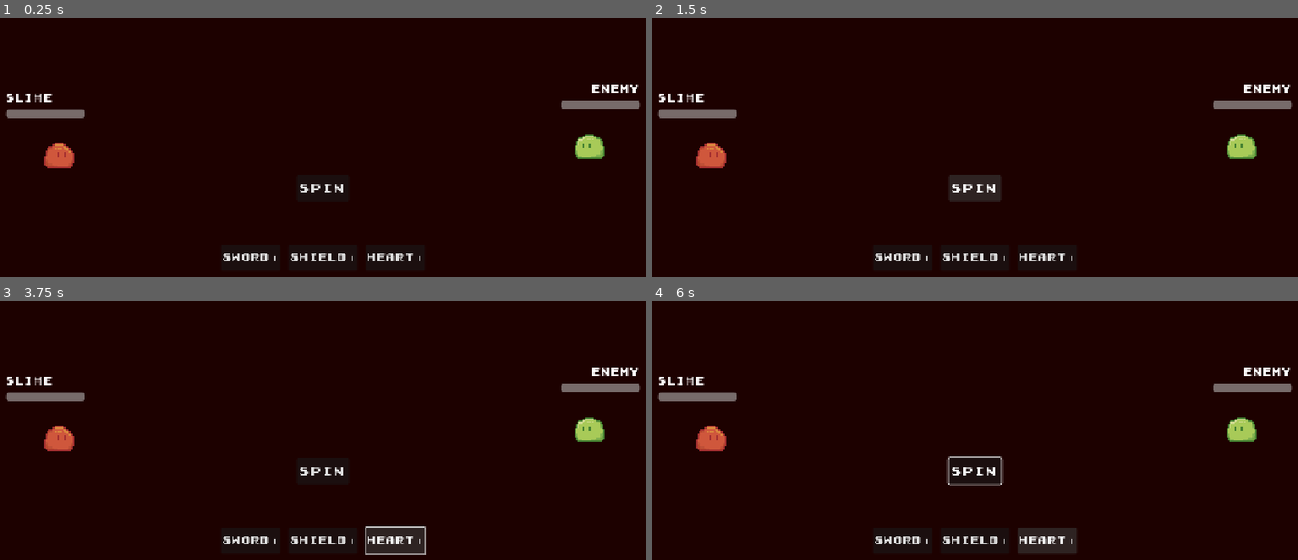
Above: before the commit, frames 1-4 (two rows, left to right).
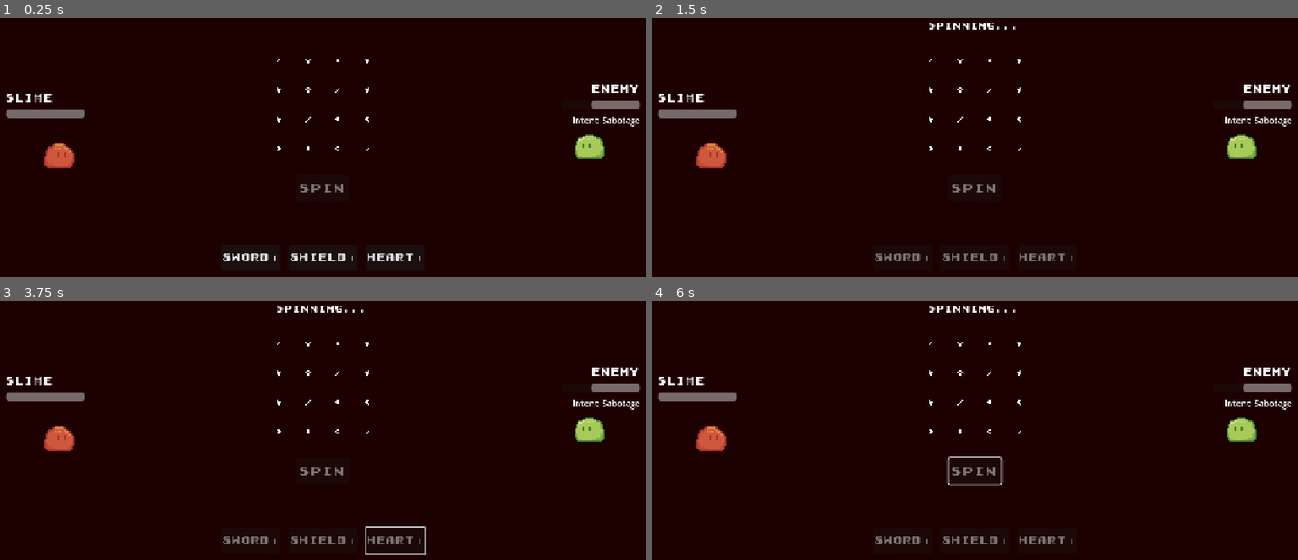
Above: after the commit, the same moments.

Repository: Tortiz-CSUF/slotchi
Game: Godot game, scene res://scenes/battle_arena.tscn
Same seed, same stepped clock (60 frames per second), same inputs: the game is played once before the commit and once after it. The project has no main scene, so this scene is started directly.
Inputs (mouse positions are in pixels of both pictures, inside the frame that each line leads up to):
- Up to frame 1 (0.25 s): no input
- Up to frame 2 (1.5 s): click "Sword+" at 0.5 s; click "SPIN" at 1.25 s
- Up to frame 3 (3.75 s): click (323, 541) at 2 s, where only the run before the commit has a clickable "Shield+"; click (394, 541) at 2.75 s, where only the run before the commit has a clickable "Heart+"; tap Enter (ui_accept) at 3.5 s; hold Right (ui_right) from 3.53 s (still down)
- Up to frame 4 (6 s): tap Enter (ui_accept) at 3.77, 4.25, 4.52, 5, 5.75 s; release Right (ui_right) at 4.28 s; hold Down (ui_down) 4.28-5.03 s; hold Right (ui_right) 5.03-5.78 s; hold Up (ui_up) from 5.78 s (still down)

The runs differ from the first frame. In frame 1, 0.5% of the frame differs, in the area x 42-99%, y 15-68%; in frame 2, 1.8%; in frame 3, 1.9%, in the area x 34-99%, y 1-98%; in frame 4, 1.9%.

Commit message:
slotchi_Interim_10

Diff:
--- a/scripts/BattleArena.gd
+++ b/scripts/BattleArena.gd
@@ -76,7 +76,20 @@
 	_reset_pool()
 
 	# Connect card to spin
-
+	card1.pressed.connect(_on_card_pressed.bind("sword"))
+	card2.pressed.connect(_on_card_pressed.bind("shield"))
+	card3.pressed.connect(_on_card_pressed.bind("heart"))
+	spin_button.pressed.connect(_on_spin_pressed)
+
+	# Spin wont start until card is picked
+	spin_button.disabled = true
+
+	# Roll first enemy intnet
+	_roll_enemy_intent()
+
+	# update HP bars and fill slot grid
+	_update_hp_bars()
+	_randomize_grid()
 
 
 
@@ -228,6 +241,7 @@
 		for i in range(2):
 			symbol_pool.append(skull_icon)
 
+
 # Updates enemy and player HP bars
 func _update_hp_bars() -> void:
 	player_hp_bar.max_value = MonsterData.max_hp
@@ -235,6 +249,7 @@
 	enemy_hp_bar.value = enemy_max_hp
 	enemy_hp_bar.value = enemy_hp
 
+
 ## Ends battle
 func _end_batttle(victory: bool) -> void:
 	battle_over = true
